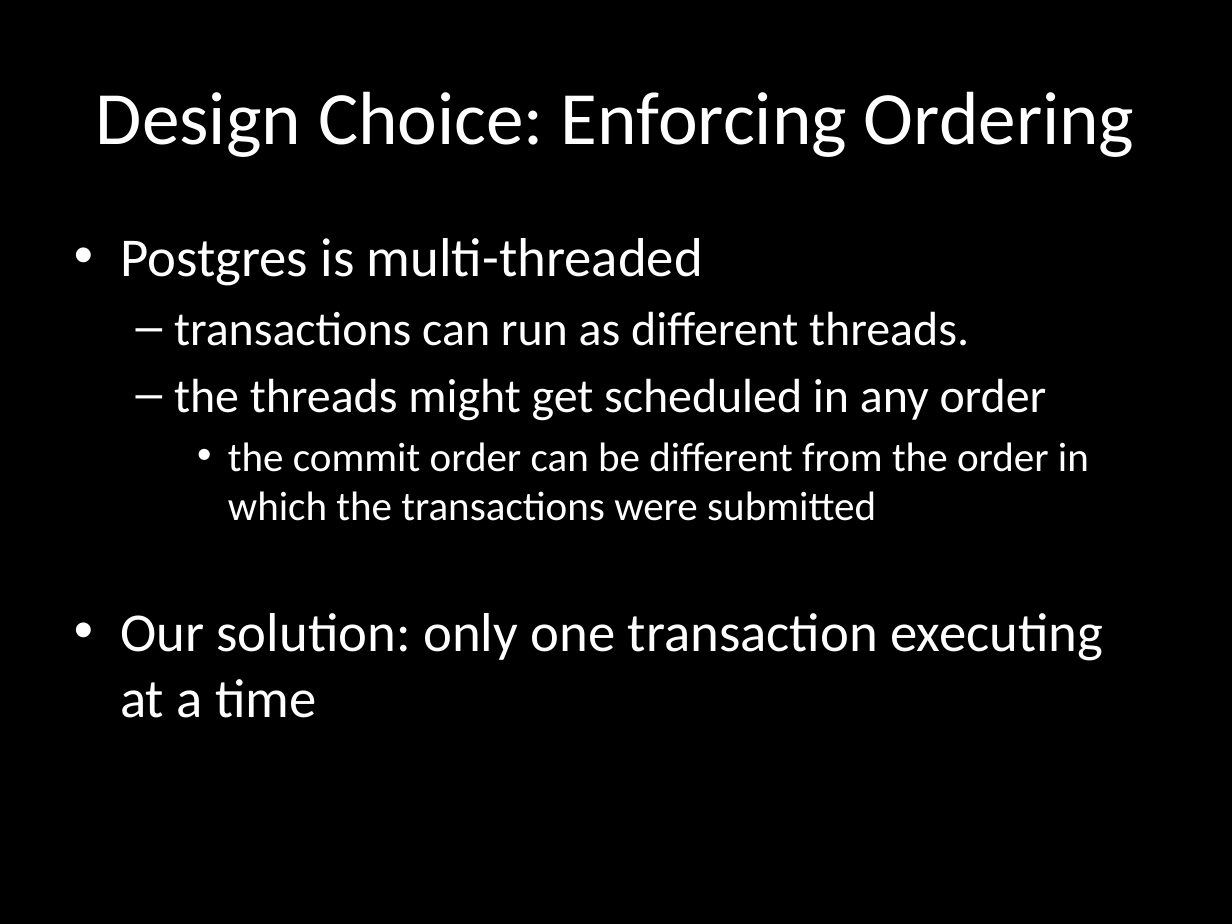
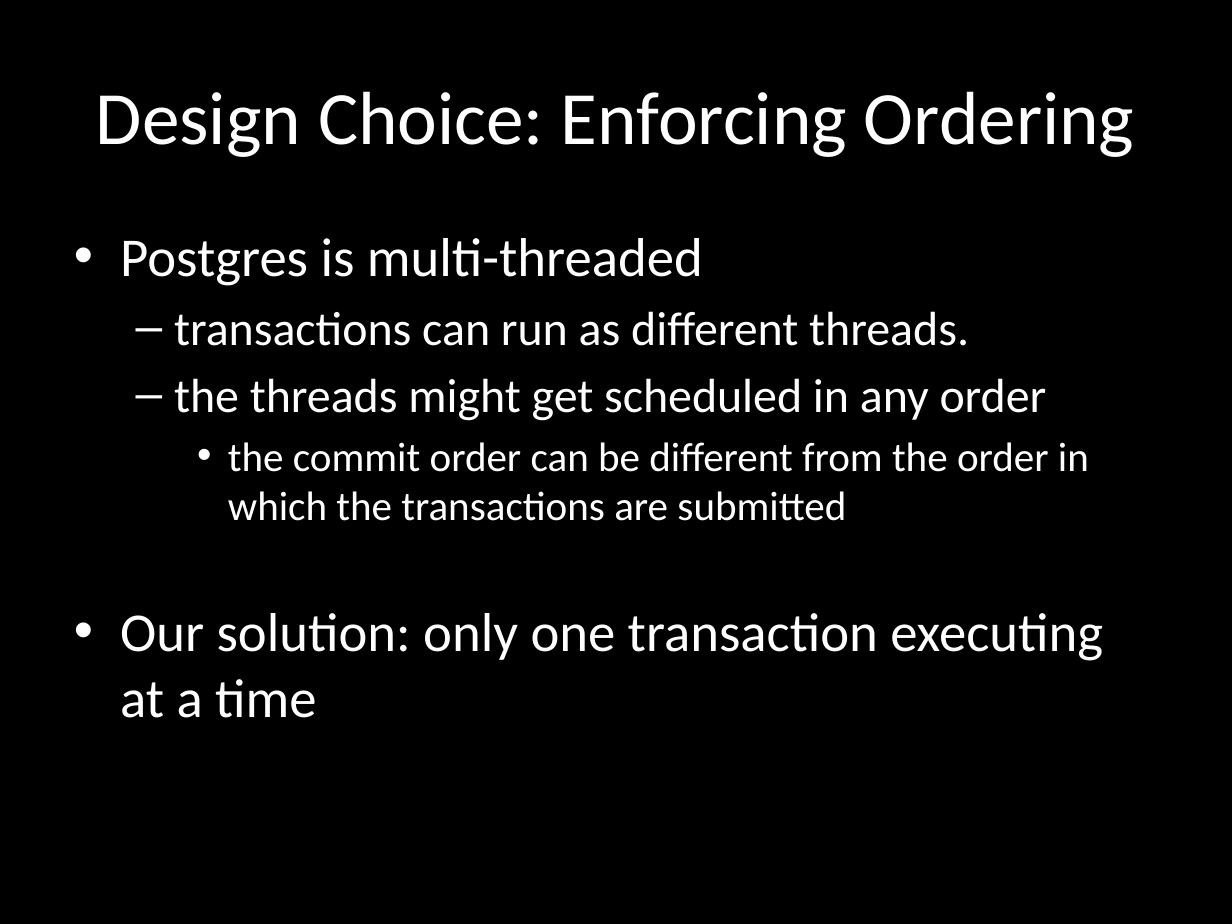
Before and after one commit to anantb/barista, a slide deck: slide 5 of slides/barista-checkoff-demo.pptx. Drawn at 1232x924 pixels with LibreOffice and Linux fonts; fonts in the diff are those of the drawing. Boxes give left, top, right and bottom in pixels: in the first picture for what was removed or moved away, otherwise in the second. Text is boxed around its words. In the diff, an @@ line names an element or a change of style, - is before the commit and + after.

```diff
--- a/slides/barista-checkoff-demo.pptx
+++ b/slides/barista-checkoff-demo.pptx
@@ text at [228,442,1089,521]: text changed @@
-    • the commit order can be different from the order in which the transactions were submitted
+    • the commit order can be different from the order in which the transactions are submitted
```
Also in this commit, not shown: 1 other slide changed.
